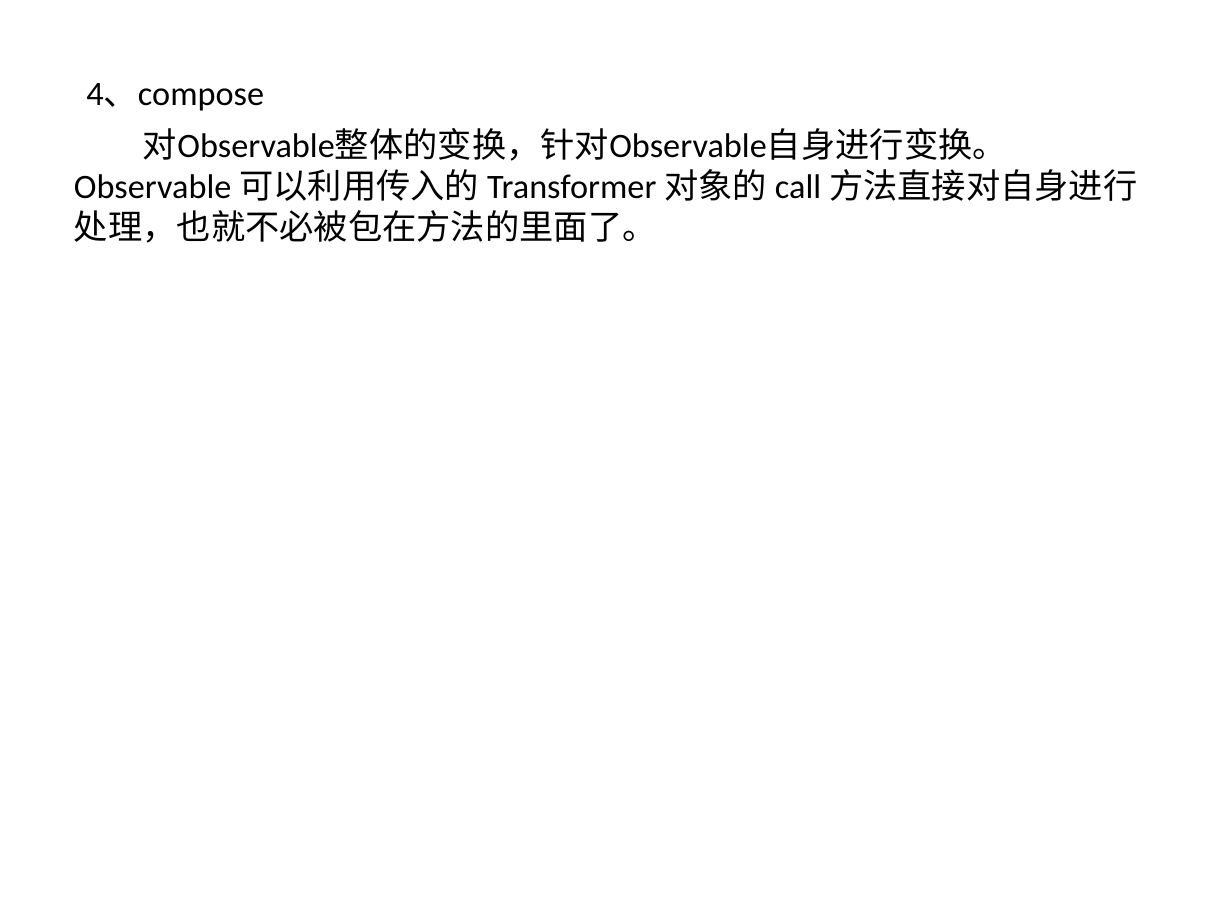
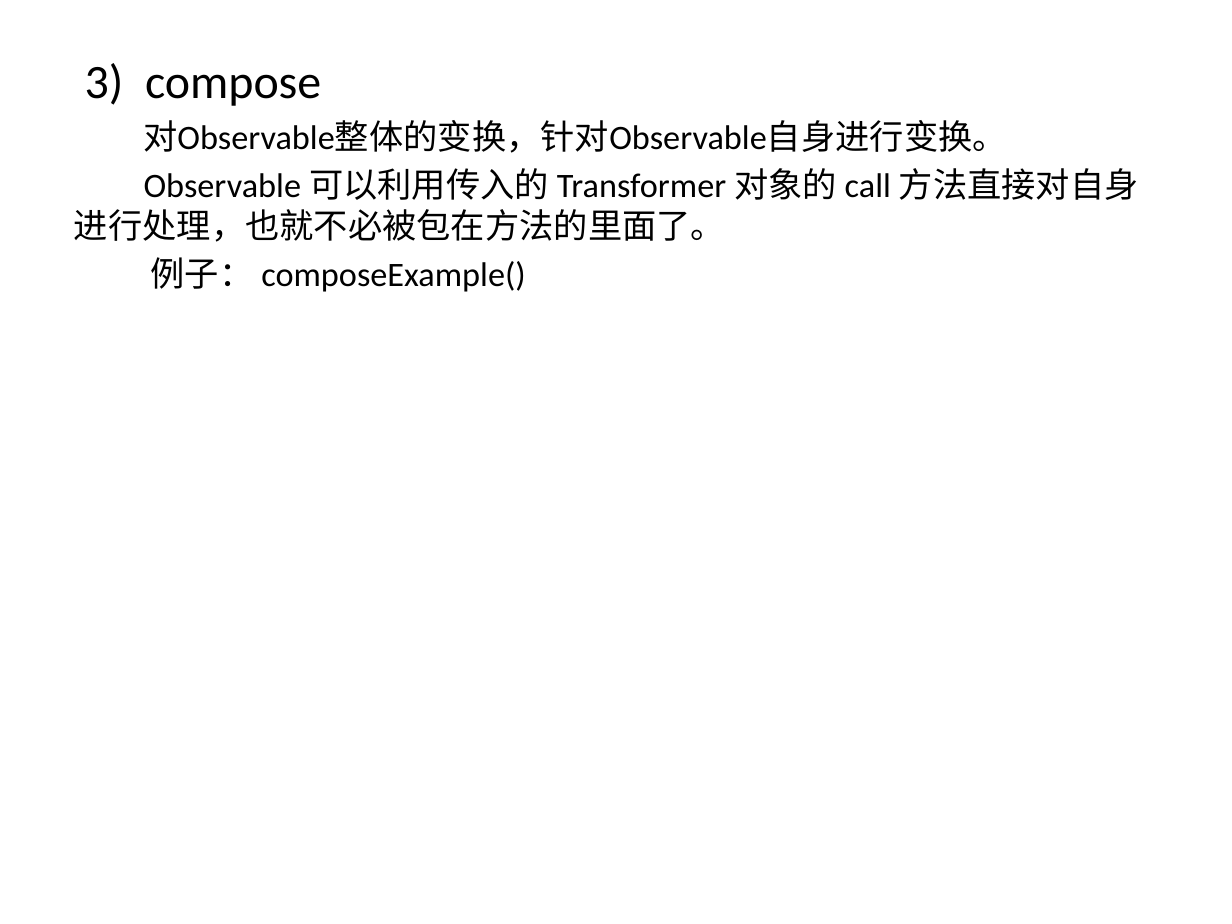
Before and after one commit to YongHuiLuo/TinyEasyView, a slide deck: slide 11 of RxJava 简介.pptx (slide 13 before the commit). Drawn at 1232x924 pixels with LibreOffice and Linux fonts; fonts in the diff are those of the drawing. Boxes give left, top, right and bottom in pixels: in the first picture for what was removed or moved away, otherwise in the second. Text is boxed around its words. In the diff, an @@ line names an element or a change of style, - is before the commit and + after.

Commit message:
scheduler multi example

```diff
--- a/RxJava 简介.pptx
+++ b/RxJava 简介.pptx
@@ text at (74,63,1139,292): text changed @@
-4、compose
-对Observable整体的变换，针对Observable自身进行变换。Observable 可以利用传入的 Transformer 对象的 call 方法直接对自身进行处理，也就不必被包在方法的里面了。
+3) compose
+对Observable整体的变换，针对Observable自身进行变换。
+Observable 可以利用传入的 Transformer 对象的 call 方法直接对自身进行处理，也就不必被包在方法的里面了。
+例子： composeExample()
```
Also in this commit, not shown: 9 other slides changed, 4 slides added, 1 slide removed, 4 other files.
